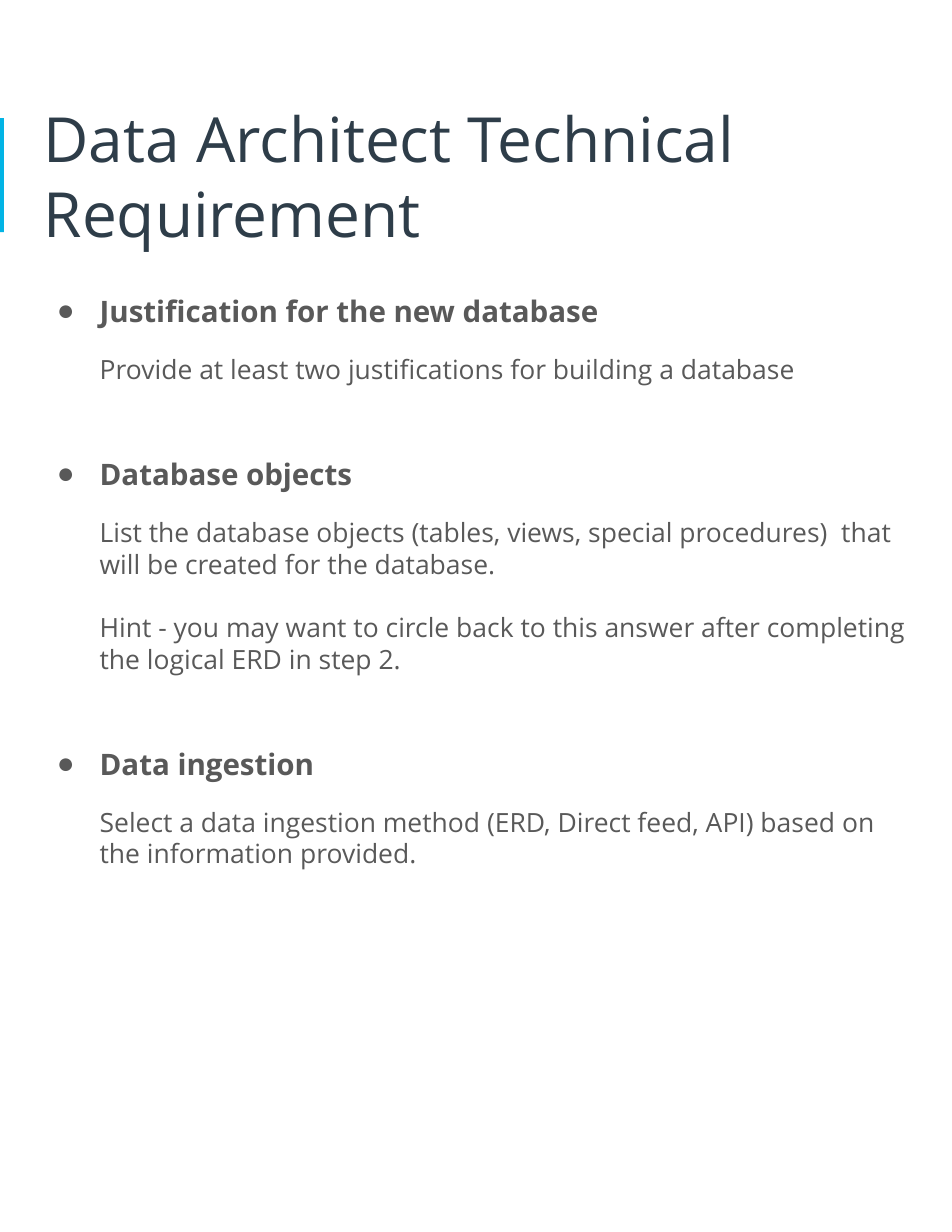
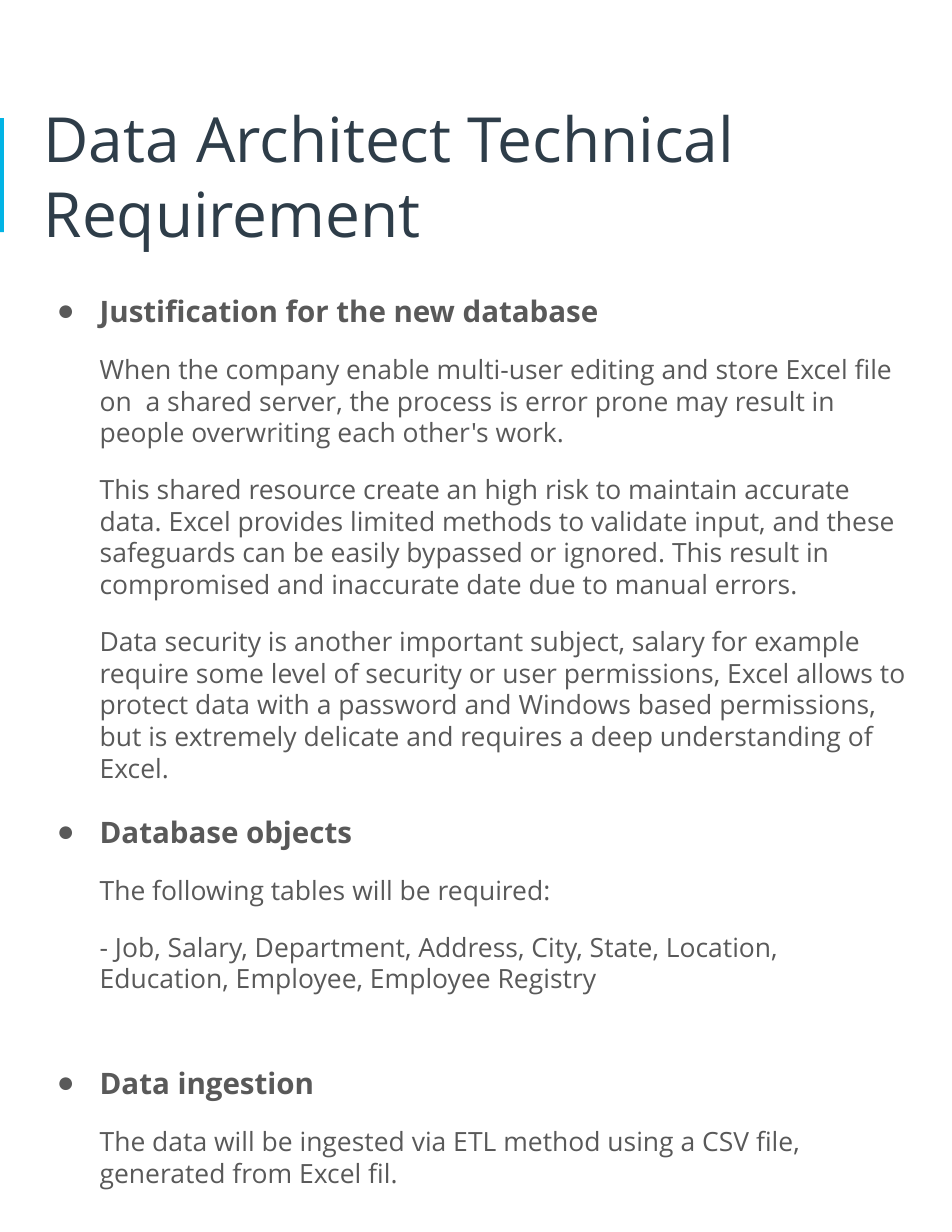
Before and after one commit to fapereira1/data-architecture-nanodegree, a slide deck: slide 7 of Designing-and-HR-database/database-requirement-document.pptx. Drawn at 952x1232 pixels with LibreOffice and Linux fonts; fonts in the diff are those of the drawing. Boxes give left, top, right and bottom in pixels: in the first picture for what was removed or moved away, otherwise in the second. Text is boxed around its words. In the diff, an @@ line names an element or a change of style, - is before the commit and + after.

```diff
--- a/Designing-and-HR-database/database-requirement-document.pptx
+++ b/Designing-and-HR-database/database-requirement-document.pptx
@@ text at bbox=[100, 359, 905, 779]: text changed @@
-Provide at least two justifications for building a database
+When the company enable multi-user editing and store Excel file on a shared server, the process is error prone may result in people overwriting each other's work.
+This shared resource create an high risk to maintain accurate data. Excel provides limited methods to validate input, and these safeguards can be easily bypassed or ignored. This result in compromised and inaccurate date due to manual errors.
+Data security is another important subject, salary for example require some level of security or user permissions, Excel allows to protect data with a password and Windows based permissions, but is extremely delicate and requires a deep understanding of Excel.
@@ text at bbox=[100, 880, 778, 995]: text changed @@
-List the database objects (tables, views, special procedures) that will be created for the database.
-Hint - you may want to circle back to this answer after completing the logical ERD in step 2.
+The following tables will be required:
+- Job, Salary, Department, Address, City, State, Location, Education, Employee, Employee Registry
@@ text at bbox=[100, 1131, 800, 1190]: text changed @@
-Select a data ingestion method (ERD, Direct feed, API) based on the information provided.
+The data will be ingested via ETL method using a CSV file, generated from Excel fil.
```
Also in this commit, not shown: 14 other slides changed, 5 other files.
